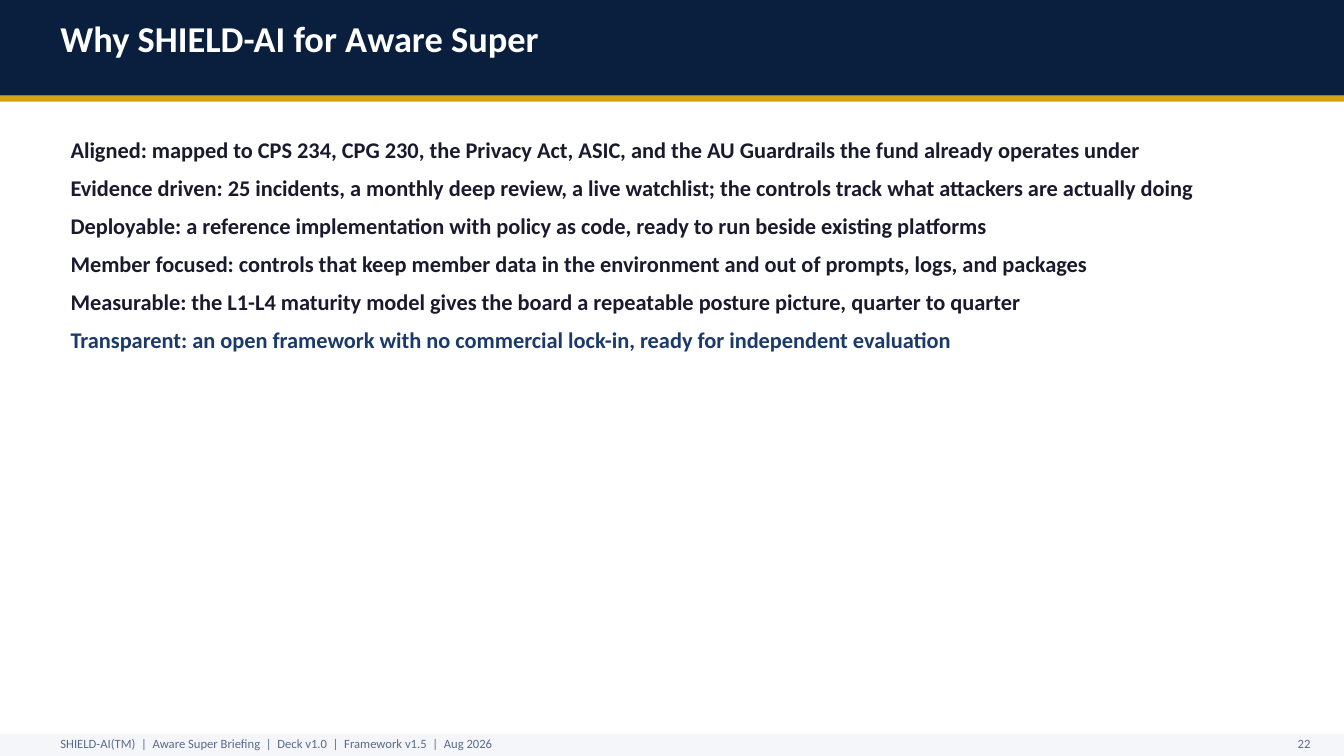
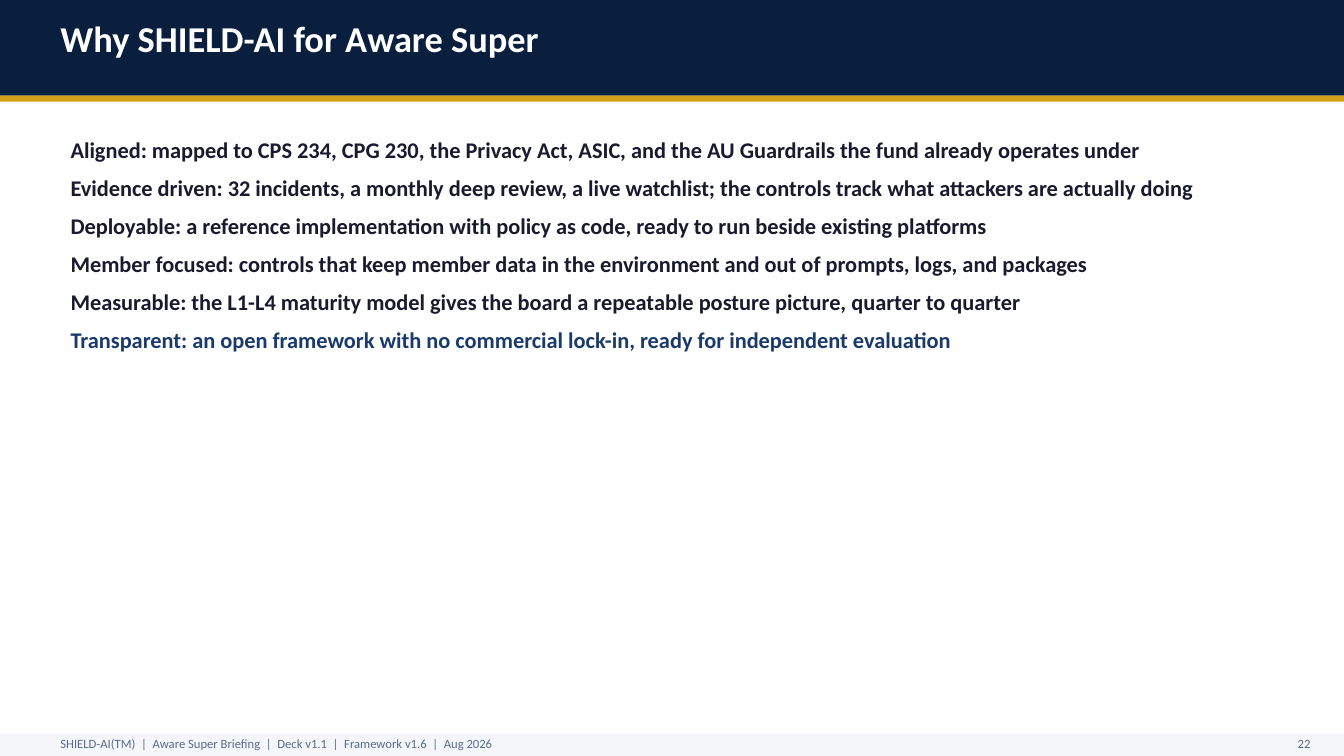
Before and after one commit to monch1962/shield-ai, a slide deck: slide 23 of client-specific/aware-super/shield-ai-deck-aware-super.pptx. Drawn at 1344x756 pixels with LibreOffice and Linux fonts; fonts in the diff are those of the drawing. Boxes give left, top, right and bottom in pixels: in the first picture for what was removed or moved away, otherwise in the second. Text is boxed around its words. In the diff, an @@ line names an element or a change of style, - is before the commit and + after.

Commit message:
Complete v1.6 weekly cycle delivery: decks, builds, verification, humanisation
- Deck HTML footers bumped v1.5 -> v1.6 across business, buyers-journey-bridge,
  and technical decks; control counts 55 -> 57; incident counts 25 -> 32;
  deck PDFs regenerated (14/7/27 slides)
- Client decks rebuilt to framework v1.6: defence v1.2 -> v1.3, aware-super
  v1.0 -> v1.1 (MS-10/TP-11 pillar bullets, evidence slides refreshed,
  footers/manifests/framework_version updated); VERSIONS.md rows added
- tools/build_docs.sh run; pypdf/EPUB verification confirms MS-10, TP-11,
  v1.6, G20/G21, and list rendering in all outputs
- Paragraph-adjacent list spacing scan: 0 real junctions repo-wide
- Humanizer pass on gap-analysis report prose (exec summary + v1.6 narrative);
  data/controls/severities untouched
- New Rego stubs for MS-10 and TP-11 (57 total) + sweep helper scripts

```diff
--- a/client-specific/aware-super/shield-ai-deck-aware-super.pptx
+++ b/client-specific/aware-super/shield-ai-deck-aware-super.pptx
@@ text at box(71, 180, 1193, 200): text changed @@
-Evidence driven: 25 incidents, a monthly deep review, a live watchlist; the controls track what attackers are actually doing
+Evidence driven: 32 incidents, a monthly deep review, a live watchlist; the controls track what attackers are actually doing
@@ text at box(60, 739, 493, 750): text changed @@
-SHIELD-AI(TM) | Aware Super Briefing | Deck v1.0 | Framework v1.5 | Aug 2026
+SHIELD-AI(TM) | Aware Super Briefing | Deck v1.1 | Framework v1.6 | Aug 2026
```
Also in this commit, not shown: 23 other slides changed, 39 other files.
